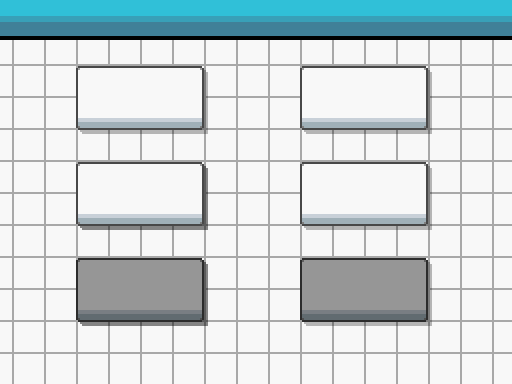
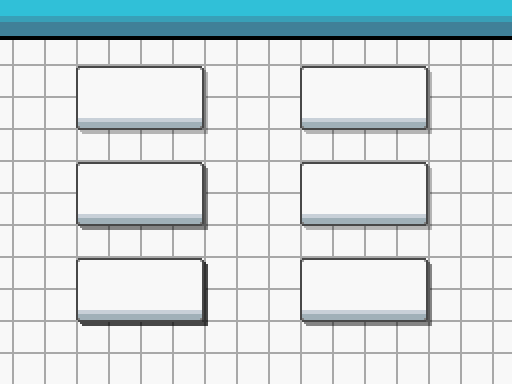
Before/after of a (512, 384) layered artwork. What changed in the layer stack:
painted on "Pasted Layer" over [76, 258, 432, 326]
